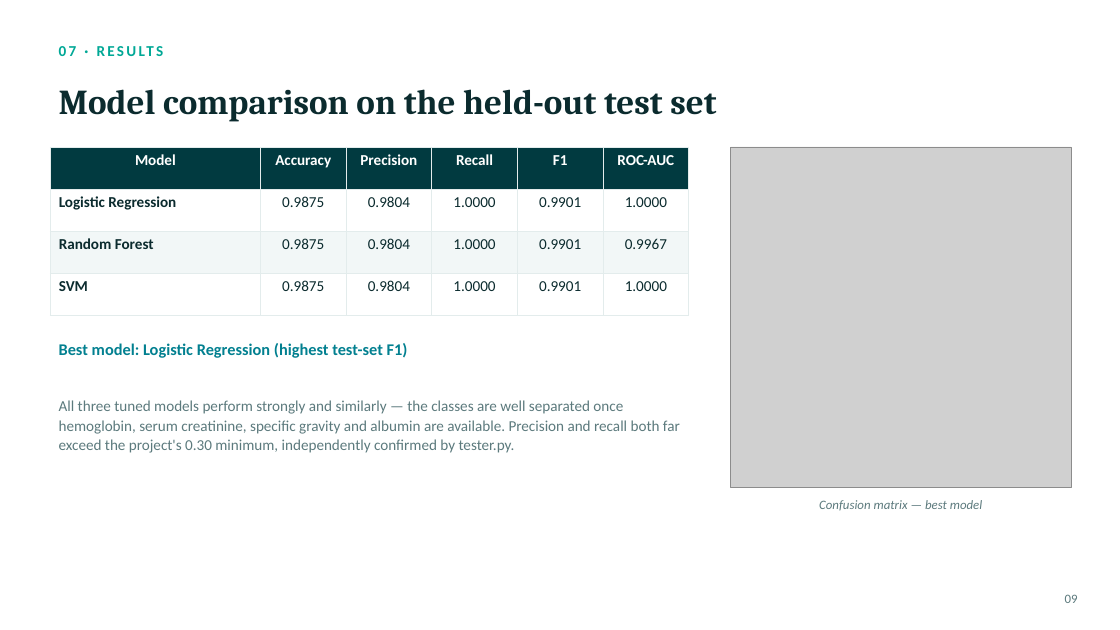
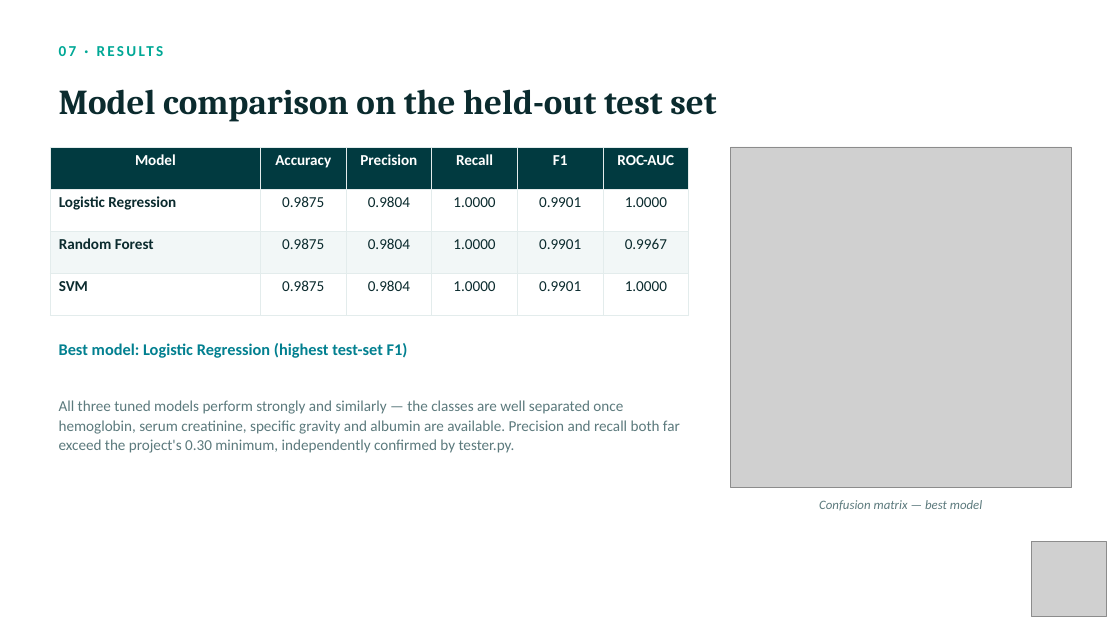
Before and after one commit to manarabdelmonemreyad/machine-learning-project-, a slide deck: slide 9 of CKD_Project_Presentation.pptx. Drawn at 1120x630 pixels with LibreOffice and Linux fonts; fonts in the diff are those of the drawing; grey boxes stand for pictures. Boxes give left, top, right and bottom in pixels: in the first picture for what was removed or moved away, otherwise in the second. Text is boxed around its words. In the diff, an @@ line names an element or a change of style, - is before the commit and + after.

```diff
--- a/CKD_Project_Presentation.pptx
+++ b/CKD_Project_Presentation.pptx
@@ picture added at bbox=[1032, 541, 1107, 616] @@
@@ text removed at bbox=[1065, 594, 1078, 603] @@
-09
```
Also in this commit, not shown: 11 other slides changed.
